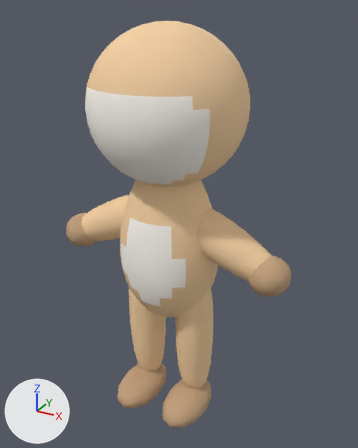
Two versions of the glTF model character-studio/src/assets/anatomy/body-biped-slim.glb, one commit apart.
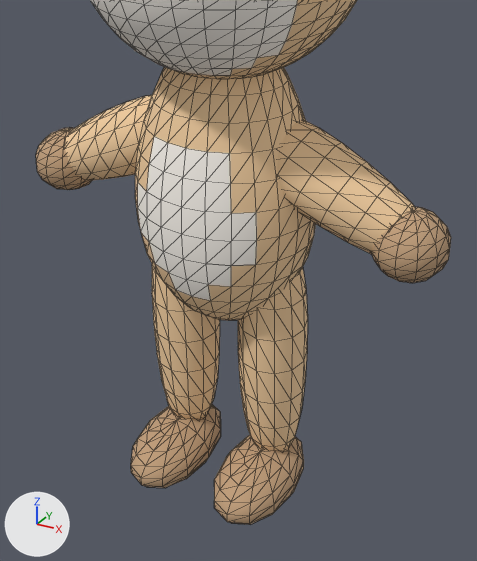
Each version is shown whole from a camera (50 mm lens) standing at (0.595, -1.026, 1.077) and looking at (0.016, 0.027, 0.551), then close up on the part from 13% to 85% of the width and 32% to 100% of the height. The lights are fixed; the arrows at lower left show +X, +Y and +Z. The older version's two pictures come first. The close-ups show mesh edges as thin lines. Vertices at exactly the same position are counted once.

Before the edit, the objects in view are built like this:
```python
me_body = bpy.data.meshes.new('body')
me_body.from_pydata(...)  # 1384 vertices, 2712 faces; spans x -0.333..0.333, y -0.19..0.19, z -0.017..1.048
# faces by material slot: [1584, 196, 164, 768]
me_body.materials.append(mat_preview_primary)  # beige #f5d0a2
me_body.materials.append(mat_preview_secondary)  # beige #f8d8ad
me_body.materials.append(mat_preview_belly)  # white #fef9f1
me_body.materials.append(mat_preview_accenta)  # beige #c2a07d
me_body_hips = bpy.data.meshes.new('body_hips')
me_body_hips.from_pydata(...)  # 169 vertices, 312 faces; spans x -0.133..0.133, y -0.117..0.117, z 0.284..0.438
# faces by material slot: [300, 12]
me_body_hips.materials.append(mat_preview_primary)  # beige #f5d0a2
me_body_hips.materials.append(mat_preview_belly)  # white #fef9f1
me_body_upperlegs = bpy.data.meshes.new('body_upperLegs')
me_body_upperlegs.from_pydata(...)  # 146 vertices, 264 faces; spans x -0.13..0.13, y -0.049..0.058, z 0.176..0.423
me_body_upperlegs.materials.append(mat_preview_primary)  # beige #f5d0a2
ob_body = bpy.data.objects.new('body', me_body)
ob_body.location = (0.0, 0.0, 0.0)
ob_body_hips = bpy.data.objects.new('body_hips', me_body_hips)
ob_body_hips.location = (0.0, 0.0, 0.0)
ob_body_upperlegs = bpy.data.objects.new('body_upperLegs', me_body_upperlegs)
ob_body_upperlegs.location = (0.0, 0.0, 0.0)
# also in view: 'body_torso' at (0.0, 0.0, 0.595)
```
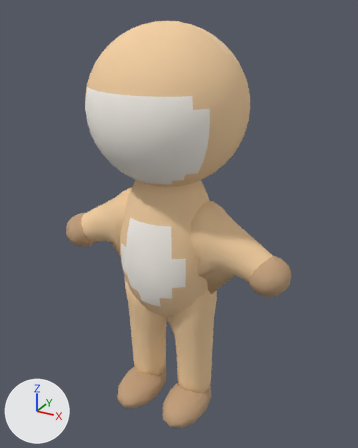
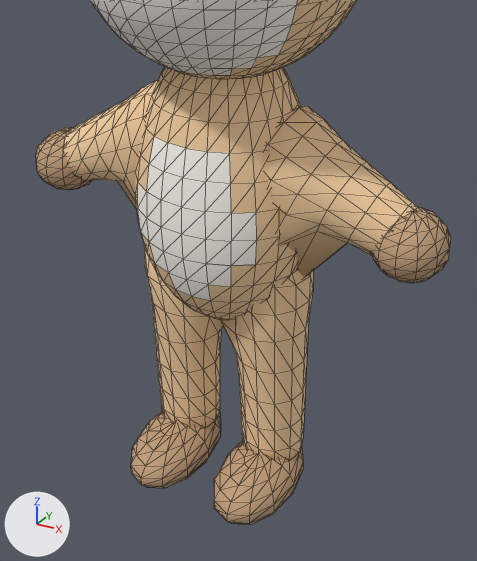
Where the change shows, as pixel boxes (x1, y1, x2, y2) in the close-ups (477 x 561 px; the box of a moved part takes in the faces that stretch with it):
'body_upperLegs', reshaped
    before: (152, 265, 308, 404)
    after: (144, 245, 313, 404)
part 1 of me_body, moved or reshaped
    before: (65, 95, 415, 254)
    after: (64, 80, 417, 277)
part 2 of me_body, moved or reshaped
    before: (157, 354, 305, 451)
    after: (156, 353, 306, 461)

The change, as a list of edits to the scene's bpy script:
```text
Change me_body:
    where me_body.from_pydata(...)  # 1384 vertices, 2712 faces; spans x -0.333..0.333, y -0.19..0.19, z -0.017..1.048
    used by ob_body; location = (0.0, 0.0, 0.0)
    me_body part 1: 146 of 1384 vertices moved; they spanned x -0.309..0.309, y -0.055..0.055, z 0.451..0.621 and now span x -0.315..0.315, y -0.072..0.072, z 0.343..0.64; mean shift (0.0, 0.0, -0.002); largest move (0.159, 0.0, 0.481) -> (0.094, 0.0, 0.343)
    me_body part 2: 80 of 1384 vertices moved; they spanned x -0.128..0.128, y -0.044..0.057, z 0.056..0.179 and now span x -0.128..0.128, y -0.045..0.059, z 0.055..0.179; mean shift (0.0, 0.0, 0.0); largest move (0.102, -0.005, 0.056) -> (0.119, -0.014, 0.056)
Change me_body_upperlegs:
    used by ob_body_upperlegs; location = (0.0, 0.0, 0.0)
    remove me_body_upperlegs.from_pydata(...)  # 146 vertices, 264 faces; spans x -0.13..0.13, y -0.049..0.058, z 0.176..0.423
    add me_body_upperlegs.from_pydata(...)  # 146 vertices, 264 faces; spans x -0.137..0.137, y -0.063..0.068, z 0.176..0.423
    me_body_upperlegs part 3: 88 of 146 vertices moved; they spanned x -0.129..0.129, y -0.049..0.057, z 0.176..0.415 and now span x -0.137..0.137, y -0.063..0.068, z 0.176..0.415; mean shift (0.0, 0.0, 0.0); largest move (0.025, 0.004, 0.294) -> (-0.016, 0.004, 0.294)
```
